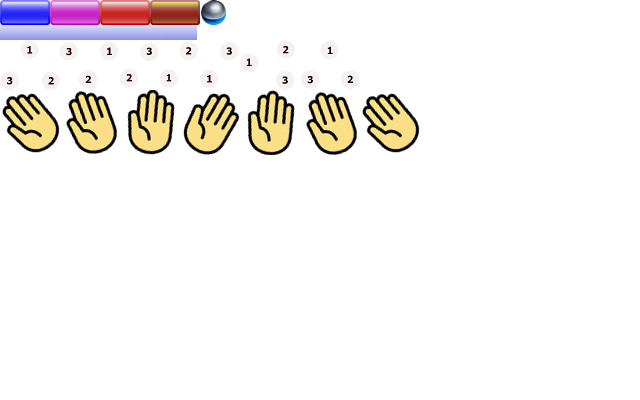
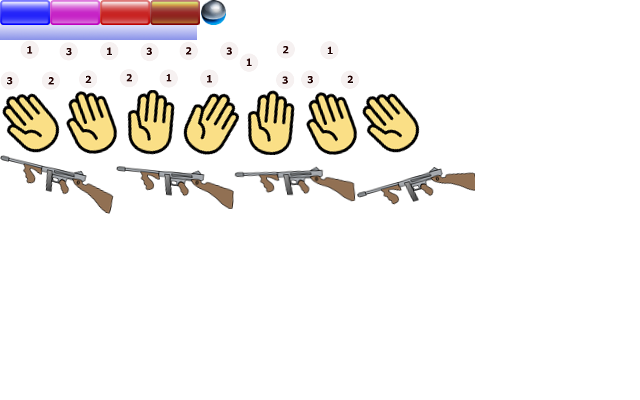
Before/after of a (640, 400) layered artwork. What changed in the layer stack:
added layer "Gun" above "Hand" over (0, 155, 475, 214)
